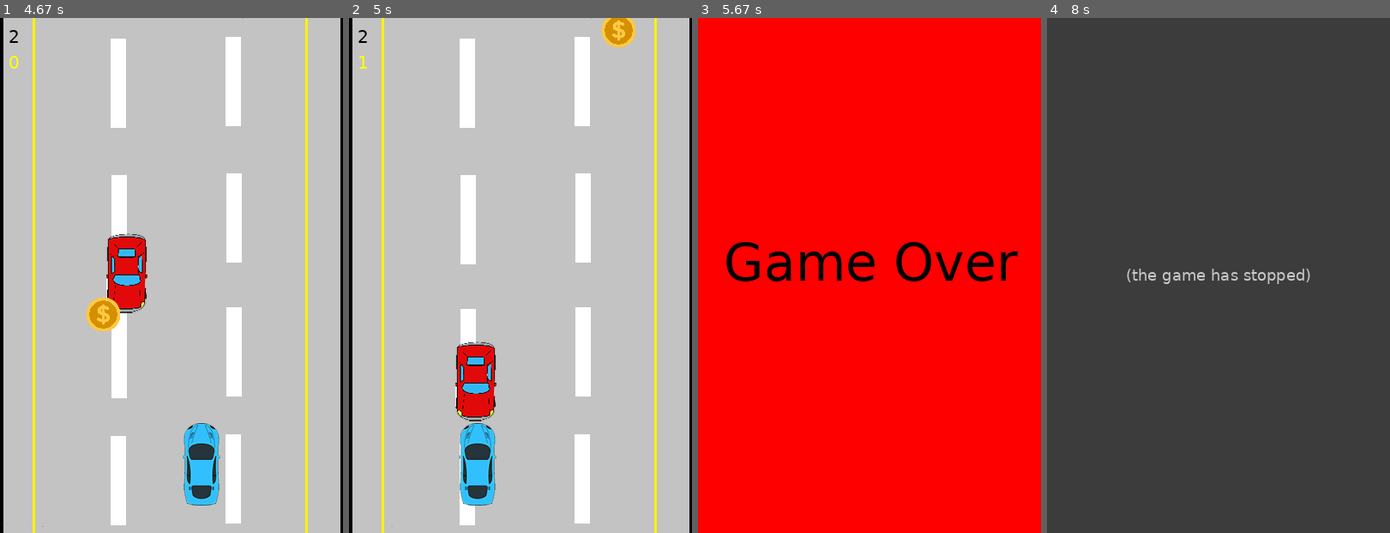
Above: before the commit, frames 1-4 (left to right).
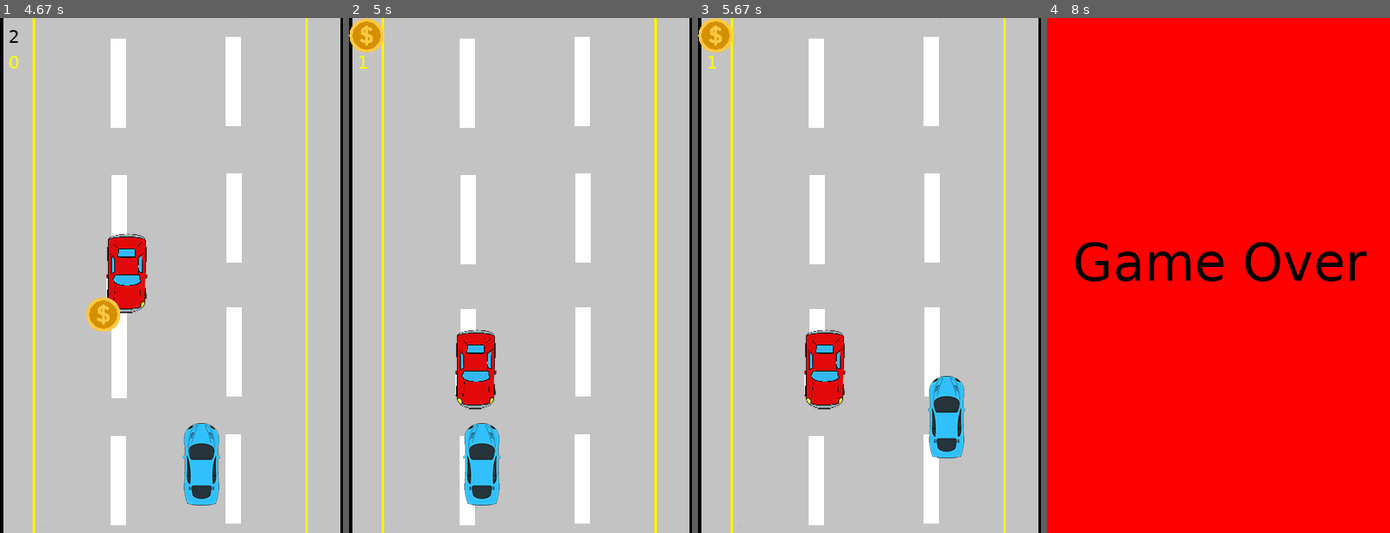
Above: after the commit, the same moments.

Repository: JoniJane/PP2
Game: pygame game, started from week11/racer.2.py
Two runs of this game, one before a commit and one after it. Both use one fixed random seed, a clock stepped at 60 frames per second and the inputs below.
Inputs:
- Up to frame 1 (4.67 s): hold Right 0.33-0.8 s; hold Up 0.83-1.13 s; hold Right 1.17-1.63 s; hold Left 1.67-2.2 s; hold Down 2.23-2.53 s; hold Left 2.57-2.97 s; hold Up 3-3.37 s; hold Right 3.4-4.03 s; hold Down 4.07-4.43 s; hold Left from 4.47 s (still down)
- Up to frame 2 (5 s): release Left at 4.93 s; hold Right from 4.97 s (still down)
- Up to frame 3 (5.67 s): release Right at 5.43 s; hold Up from 5.47 s (still down)
- Up to frame 4 (8 s): release Up at 5.77 s; hold Right 5.8-6.27 s; hold Left 6.3-6.83 s; hold Down 6.87-7.17 s; hold Left 7.2-7.6 s

Frame 1 is identical in both runs. In frame 2, 3.5% of the frame differs, in the area x 0-84%, y 0-95%; in frame 3, 100%; in frame 4, 100%, in the area x 0-100%, y 0-100%.
Before the commit the program exited at 7.45 s; later frames show no game.

Commit message:
Add files via upload

Diff:
--- a/week11/racer.2.py
+++ b/week11/racer.2.py
@@ -90,13 +90,17 @@
             self.rect.center = (random.randint(40, SCREEN_WIDTH-40), 0)
 
     def collect(self): #random generation coin
-        self.coinpng = random.choice(["Coin.png", "coin2.png"])
+        self.coinpng = random.choice(["coin.png", "coin2.png"])
         self.image = pygame.image.load("week11/files/" + self.coinpng)
         self.image = pygame.transform.scale(self.image, (40, 40))
         self.rect = self.image.get_rect()
-        self.rect.top = 0
-        self.rect.center = (random.randint(40, SCREEN_WIDTH-40), 0)
 
+    def types(self):
+        global COIN
+        if self.coinpng == "Coin.png":
+            COIN += 5
+        else:
+            COIN += 10
 
 #Setting up Sprites
 P1 = Player()
@@ -142,9 +146,10 @@
 
     #To be run if collision occurs between Player and Coin
     if pygame.sprite.spritecollideany(P1, coins):
-        COIN += 1
+        SPEED = COIN
         pygame.mixer.music.load("week10/allfiles/coincollect.ogg")
         pygame.mixer.music.play(start = 0.7)
+        COIN += 1
         C1.collect()
 
     #To be run if collision occurs between Player and Enemy
